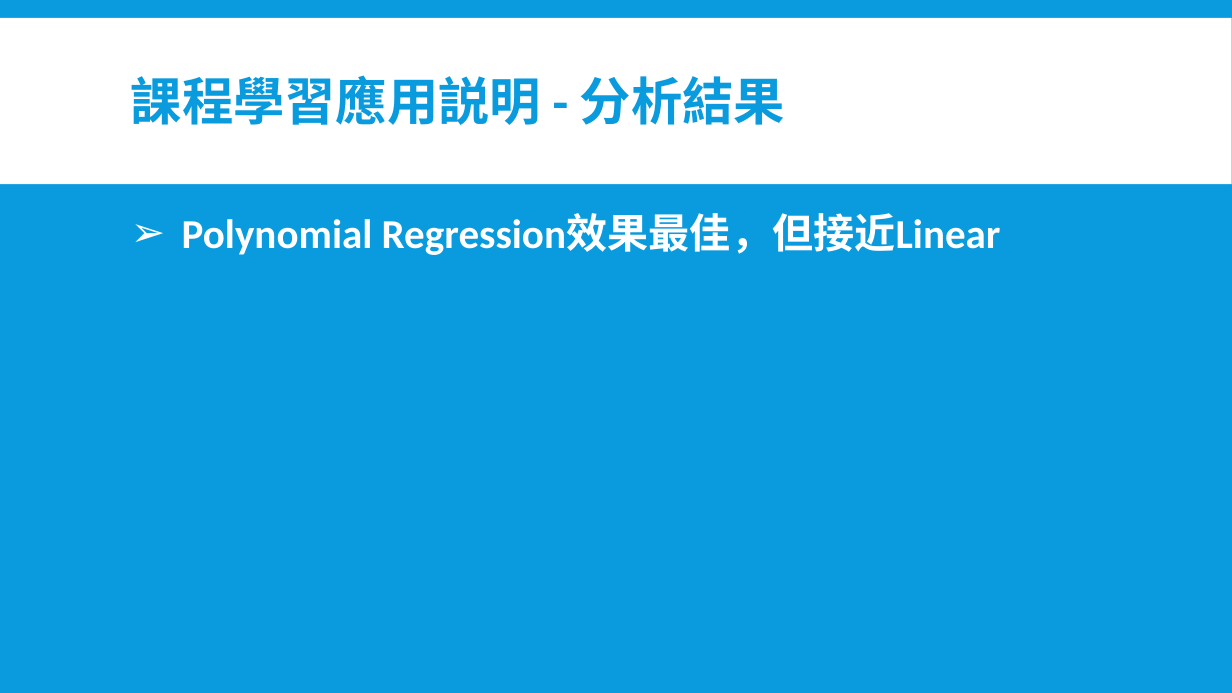
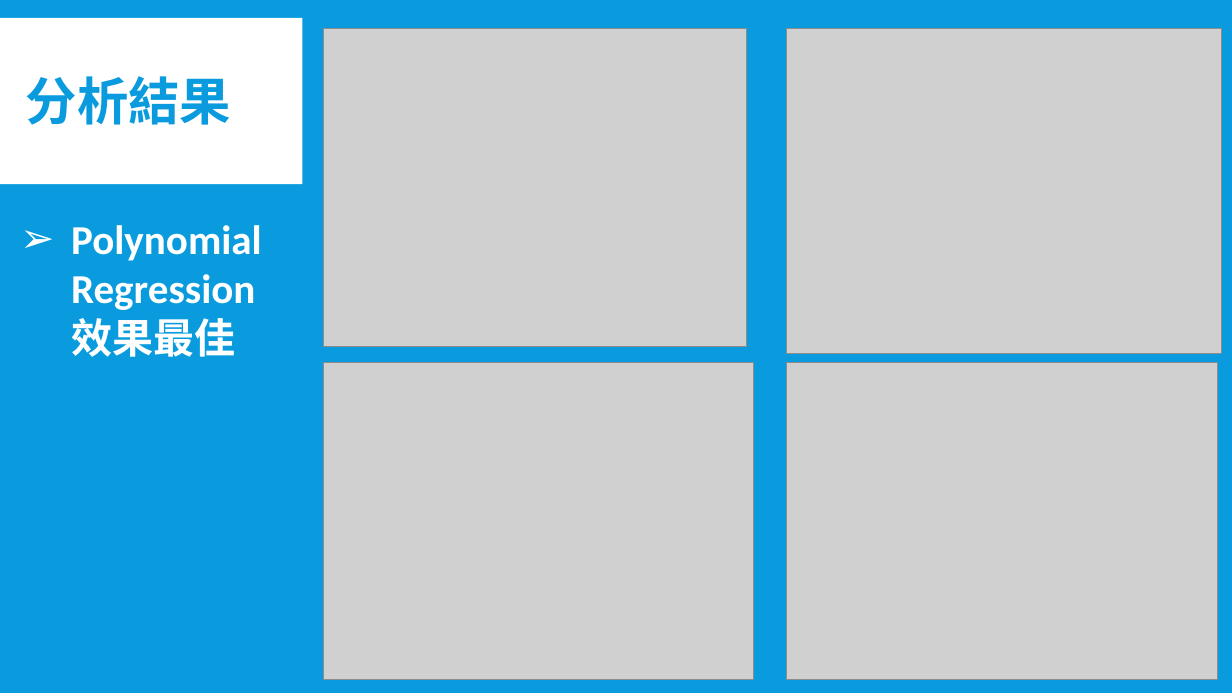
Before and after one commit to chiangmengche/IMLP449, a slide deck: slide 8 of Project/IMLP449_ML_ProjectReport.pptx. Drawn at 1232x693 pixels with LibreOffice and Linux fonts; fonts in the diff are those of the drawing; grey boxes stand for pictures. Boxes give left, top, right and bottom in pixels: in the first picture for what was removed or moved away, otherwise in the second. Text is boxed around its words. In the diff, an @@ line names an element or a change of style, - is before the commit and + after.

```diff
--- a/Project/IMLP449_ML_ProjectReport.pptx
+++ b/Project/IMLP449_ML_ProjectReport.pptx
@@ group added at box(302, 1, 1232, 693): 4 pictures, 1 rectangle @@
@@ title at box(26, 76, 231, 125): text changed @@
-課程學習應用説明 - 分析結果
+分析結果
@@ text at box(71, 225, 262, 261): text changed @@
-➢ Polynomial Regression效果最佳，但接近Linear
+➢ Polynomial Regression效果最佳
```
Also in this commit, not shown: 3 other slides changed, 1 other file.
